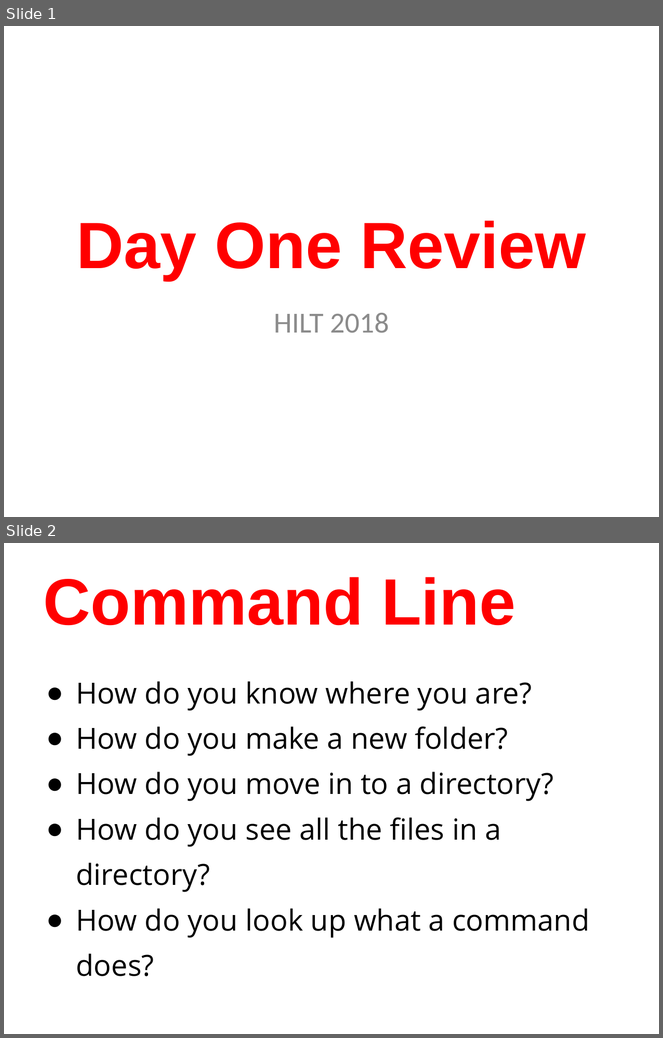
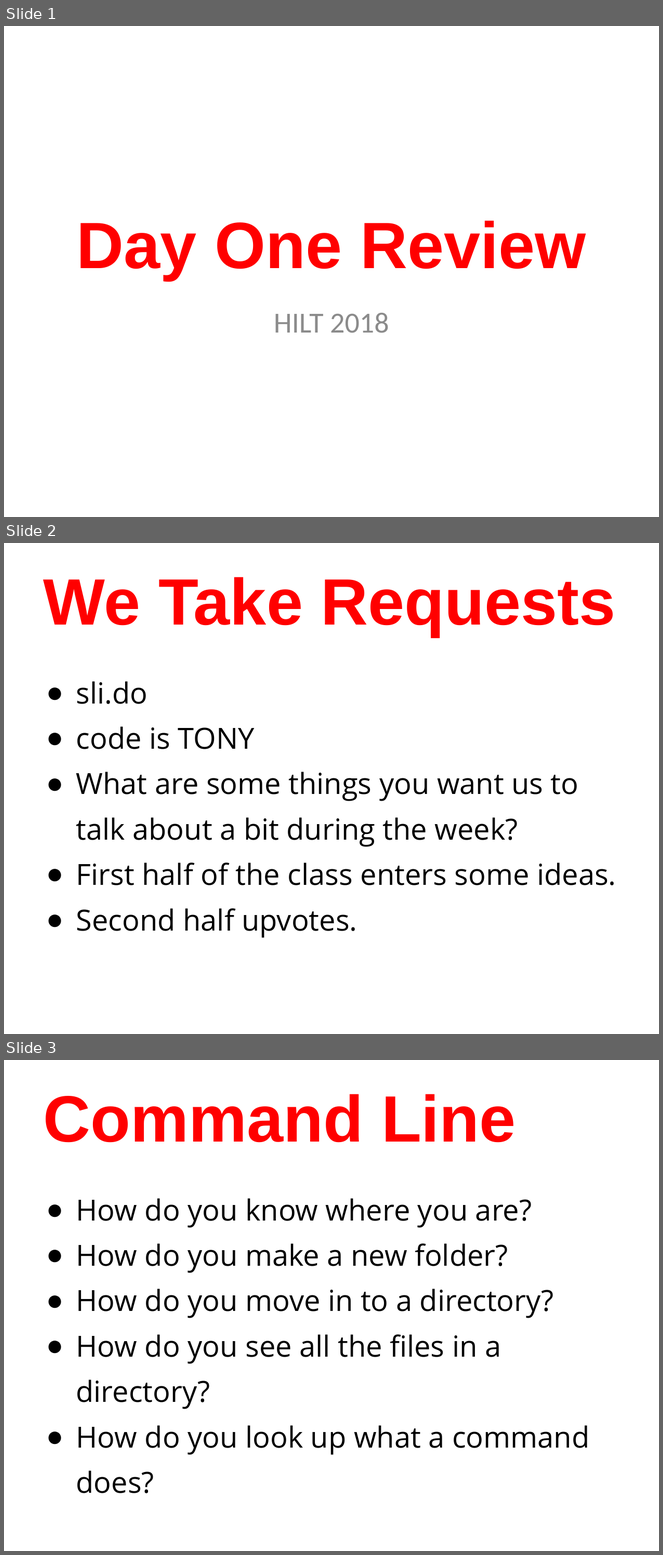
Before and after one commit to humanitiesprogramming/slides, a slide deck: 2018/python/day1-review.pptx. Shown one above the other, each under a label of ours: slides 1 and 2 before the commit, slides 1, 2 and 3 after it. The pictures are 663x1038 and 663x1555 pixels, drawn with LibreOffice and Linux fonts; fonts in the diff are those of the drawing. Boxes give left, top, right and bottom in pixels: in the first picture for what was removed or moved away, otherwise in the second. Text is boxed around its words. In the diff, an @@ line names an element or a change of style, - is before the commit and + after.

```diff
--- a/2018/python/day1-review.pptx
+++ b/2018/python/day1-review.pptx
@@ slide 2 added at (4,543,659,1034), background #FFFFFF @@
@@ title added at (44,577,616,637), 72 pt, text #FF0000, bold @@
+We Take Requests
@@ text added at (76,681,617,938), 32 pt, text #000000 @@
+● sli.do
+● code is TONY
+● What are some things you want us to talk about a bit during the week?
+● First half of the class enters some ideas.
+● Second half upvotes.
@@ what was slide 2 is now slide 3 @@
```
Also in this commit, not shown: 1 other file.
